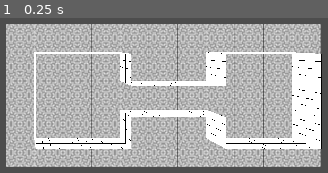
Above: before the commit, frame 1.
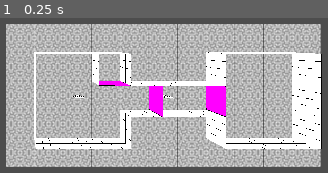
Above: after the commit, the same moment.

Repository: Juksuu/FGJ2026
Game: Godot game, scene res://scenes/cooler_test.tscn
Same seed, same stepped clock (60 frames per second), same inputs: the game is played once before the commit and once after it. This scene is started directly instead of the project's main scene.
Inputs:
- Up to frame 1 (0.25 s): no input

The runs differ from the first frame. In frame 1, 2.6% of the frame differs, in the area x 22-69%, y 23-64%.
Error before the commit: Invalid call to function 'create_door' in base 'Node3D (room.gd)'. Expected 2 argument(s). (res://scripts/mapGenerator.gd:73)

Commit message:
mapgen update

Diff:
--- a/level_data/level_0.json
+++ b/level_data/level_0.json
@@ -1,13 +1,14 @@
 {
 	"rooms":[
 		["#","#","#","#","#","#","#","#","#","#","#"],
-		["#","woow","wooo","wowo","#","#","#","woow","wooo","wowo","#"],
+		["#","woow","wowo","wowo","#","#","#","woow","wooo","wowo","#"],
 		["#","ooow","oooo","oooo","wwoo","wwoo","wwoo","oooo","oooo","oowo","#"],
 		["#","owow","owoo","owwo","#","#","#","owow","owoo","owwo","#"],
 		["#","#","#","#","#","#","#","#","#","#","#"],
 	],
 	"doors":[
 		{"from": [2,4], "to": [2,5], "keys": ["option1"]},
+		{"from": [2,3], "to": [1,3], "keys": ["option1"]},
 		{"from": [2,6], "to": [2,7], "keys": ["option1", "vert"]},
 	],
 	"masks":[
--- a/scripts/mapGenerator.gd
+++ b/scripts/mapGenerator.gd
@@ -50,29 +50,27 @@
 
 	#doors
 	for i in level_data.doors.size():
-		--i
 		if level_data.doors.size() == 0:
 			break
 		var door_data = level_data.doors[i]
 		var from_room = level_map[int(door_data.from[0])][int(door_data.from[1])]
 		var to_room = level_map[int(door_data.to[0])][int(door_data.to[1])]
-		var delta_x = door_data.from[0] - door_data.to[0]
-		var delta_y = door_data.from[1] - door_data.to[1]
-		if delta_x != 0:
-			if delta_x > 0:
-				from_room.create_door(Globals.ROOM_SIDE.EAST)
-				to_room.create_door(Globals.ROOM_SIDE.WEST)
-			else :
-				from_room.create_door(Globals.ROOM_SIDE.WEST)
-				to_room.create_door(Globals.ROOM_SIDE.EAST)
+		var delta_x = door_data.to[0] - door_data.from[0]
+		var delta_y = door_data.to[1] - door_data.from[1]
 		if delta_y != 0:
 			if delta_y > 0:
-				from_room.create_door(Globals.ROOM_SIDE.NORTH)
-				to_room.create_door(Globals.ROOM_SIDE.SOUTH)
+				from_room.create_door(Globals.ROOM_SIDE.EAST,Vector4(1,0,1,1))
+				to_room.create_door(Globals.ROOM_SIDE.WEST,Vector4(1,0,1,1))
+			else :
+				from_room.create_door(Globals.ROOM_SIDE.WEST,Vector4(1,0,1,1))
+				to_room.create_door(Globals.ROOM_SIDE.EAST,Vector4(1,0,1,1))
+		if delta_x != 0:
+			if delta_x < 0:
+				from_room.create_door(Globals.ROOM_SIDE.NORTH,Vector4(1,0,1,1))
+				to_room.create_door(Globals.ROOM_SIDE.SOUTH,Vector4(1,0,1,1))
 			else:
-				from_room.create_door(Globals.ROOM_SIDE.SOUTH)
-				to_room.create_door(Globals.ROOM_SIDE.NORTH)
-		from_room.create_door()
+				from_room.create_door(Globals.ROOM_SIDE.SOUTH,Vector4(1,0,1,1))
+				to_room.create_door(Globals.ROOM_SIDE.NORTH,Vector4(1,0,1,1))
 
 	#pickups
 	for i in level_data.masks.size():
